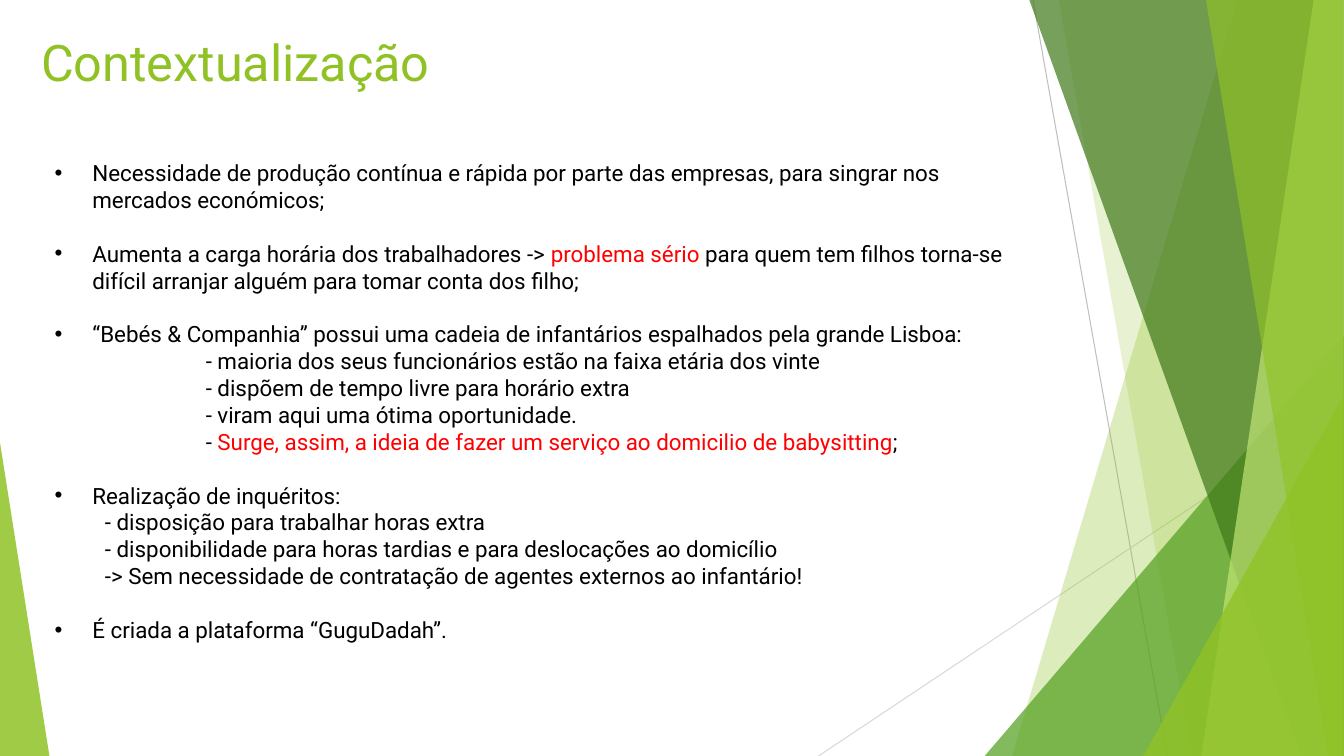
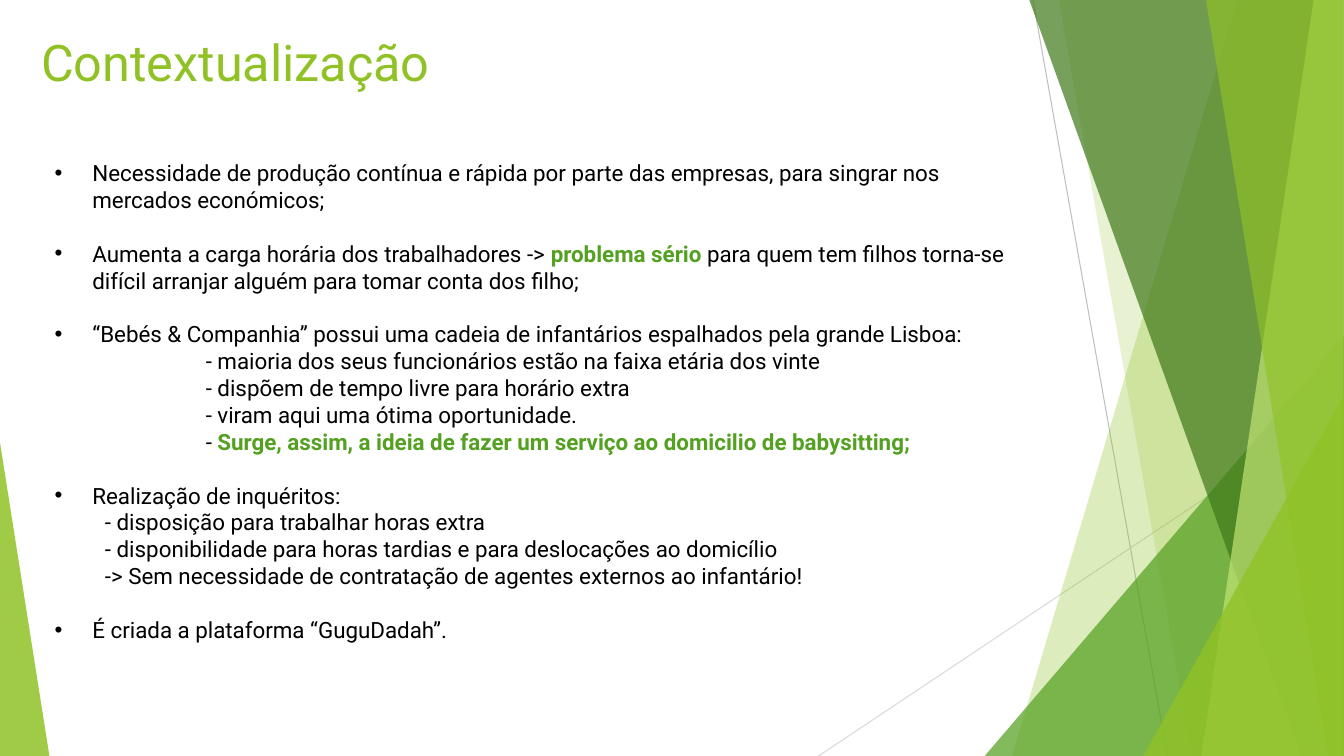
Before and after one commit to vitorjrc/babysitting-system, a slide deck: slide 3 of relatorio/LI4.pptx. Drawn at 1344x756 pixels with LibreOffice and Linux fonts; fonts in the diff are those of the drawing. Boxes give left, top, right and bottom in pixels: in the first picture for what was removed or moved away, otherwise in the second. Text is boxed around its words. In the diff, an @@ line names an element or a change of style, - is before the commit and + after.

```diff
--- a/relatorio/LI4.pptx
+++ b/relatorio/LI4.pptx
@@ text at box(92, 245, 1004, 455): text colour #FF0000 to #54A021, bold on in "problema sério", "Surge, assim, a ideia de fazer um ..."; text colour #000000 to #54A021 in "babysitting;" @@
```
Also in this commit, not shown: 11 other slides changed.
